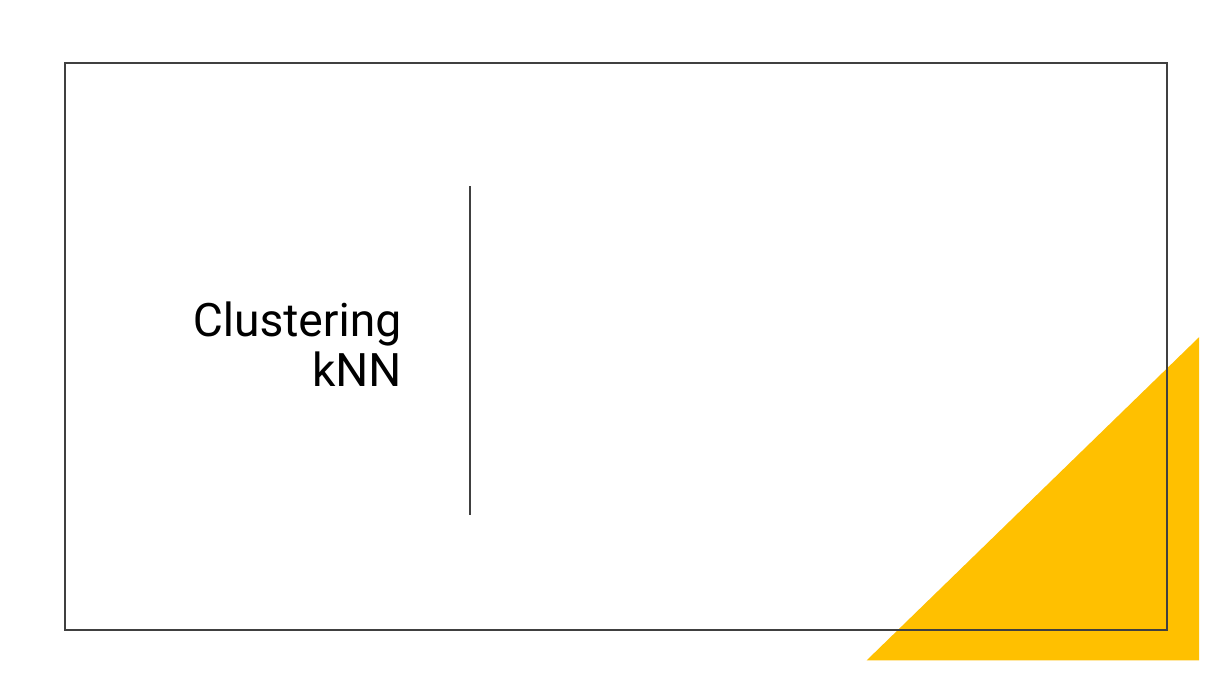
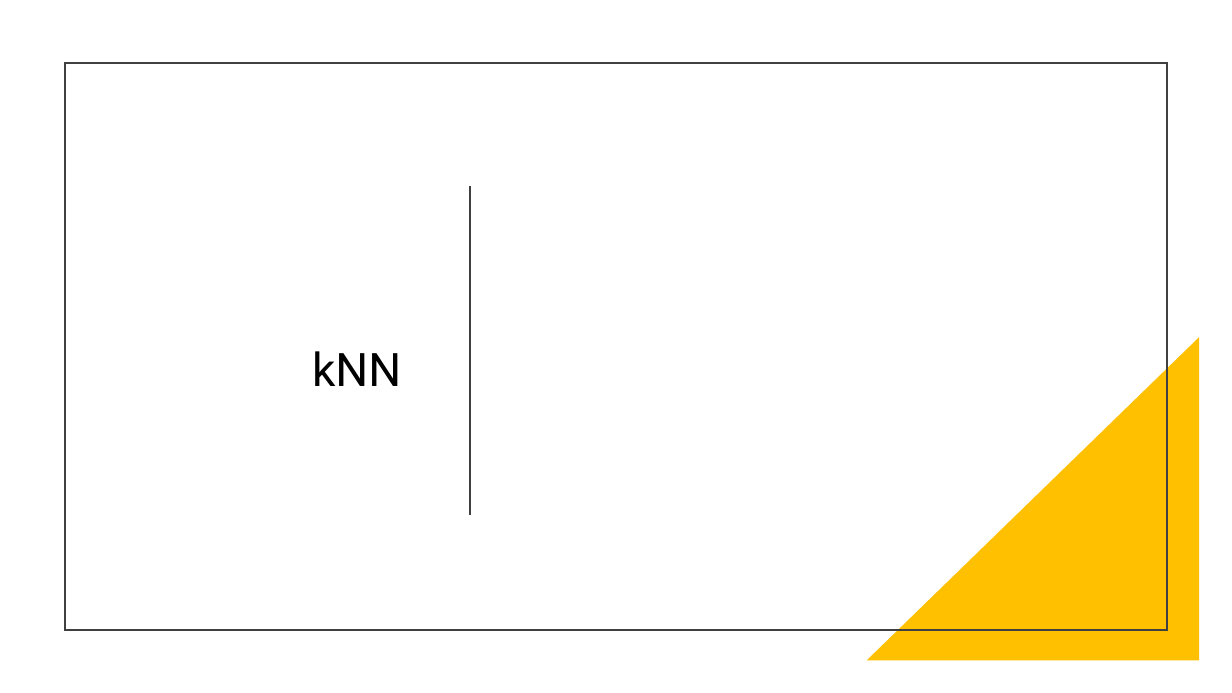
Before and after one commit to shivangiv/MCBS-Healthcare-Analytics, a slide deck: slide 15 of ALY6160GroupFINAL.pptx (slide 10 before the commit). Drawn at 1232x693 pixels with LibreOffice and Linux fonts; fonts in the diff are those of the drawing. Boxes give left, top, right and bottom in pixels: in the first picture for what was removed or moved away, otherwise in the second. Text is boxed around its words. In the diff, an @@ line names an element or a change of style, - is before the commit and + after.

```diff
--- a/ALY6160GroupFINAL.pptx
+++ b/ALY6160GroupFINAL.pptx
@@ title at (x1=312, y1=351, x2=401, y2=386): text changed @@
-Clustering
-kNN
+kNN
```
Also in this commit, not shown: 8 other slides changed, 8 slides added.
